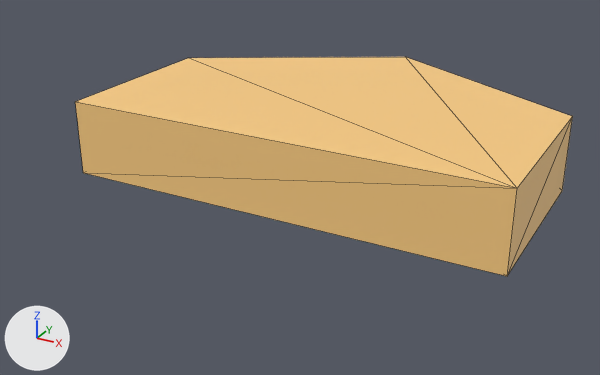
The glTF model fof/assets/models/walls/2wall2.glb, before and after one commit.
Rendered twice from a camera (50 mm lens) standing at (1.392, -2.544, 1.293) and looking at (0.017, -0.044, 0.043). The axes (+X, +Y, +Z) are drawn at lower left. The lights are the same throughout. The picture after the commit comes second. Mesh edges are drawn as thin lines. Vertices at exactly the same position are counted once.

Names of what the first picture shows: 'VaromaCliff2'.
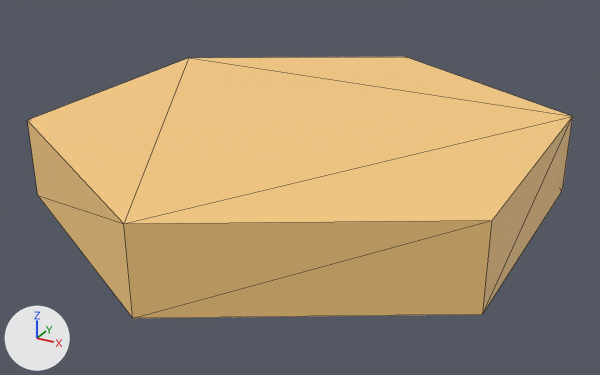
The change in detail:
me_plane_001 is used by ob_varomacliff2; location (0.0, 0.0, 0.0).
me_plane_001 had 10 vertices, 16 faces and spanned x -0.87..0.87, y -0.25..1.0, z 0.0..0.3.
me_plane_001 now has 12 vertices, 20 faces and spans x -0.87..0.87, y -1.0..1.0, z 0.0..0.3.
Part 1, on me_plane_001:
2 vertices are removed from x 0.87, y -0.25, z 0.0..0.3.
9 faces are deleted.
2 vertices move from x -0.87, y -0.25, z 0.0..0.3 to x -0.87, y -0.5, z 0.0..0.3.
4 vertices are added at (0.87, -0.5, 0.0), (0.0, -1.0, 0.0), (0.0, -1.0, 0.3), (0.87, -0.5, 0.3).
13 new faces join them.

Pixel boxes (x1, y1, x2, y2) of what changed, in the pictures (600 x 375 px):
'VaromaCliff2', reshaped (10% wider, 19% taller)
    before: (75, 57, 573, 276)
    after: (27, 57, 573, 318)
